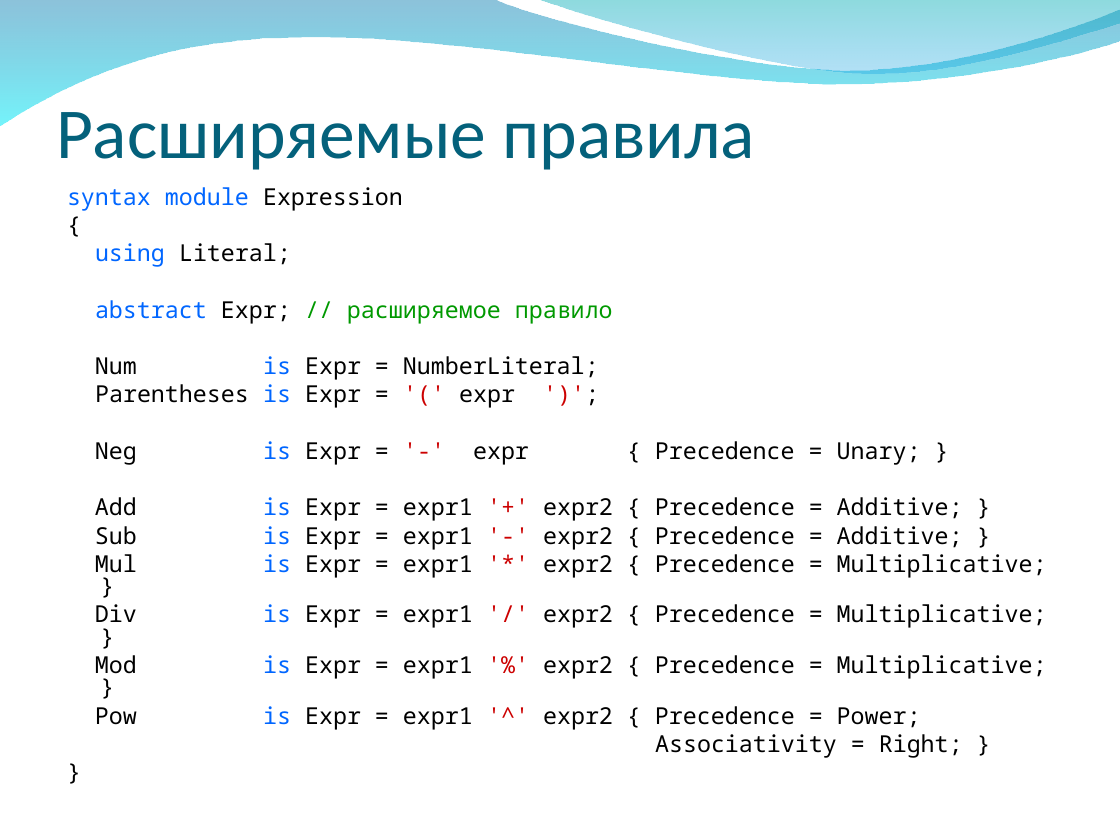
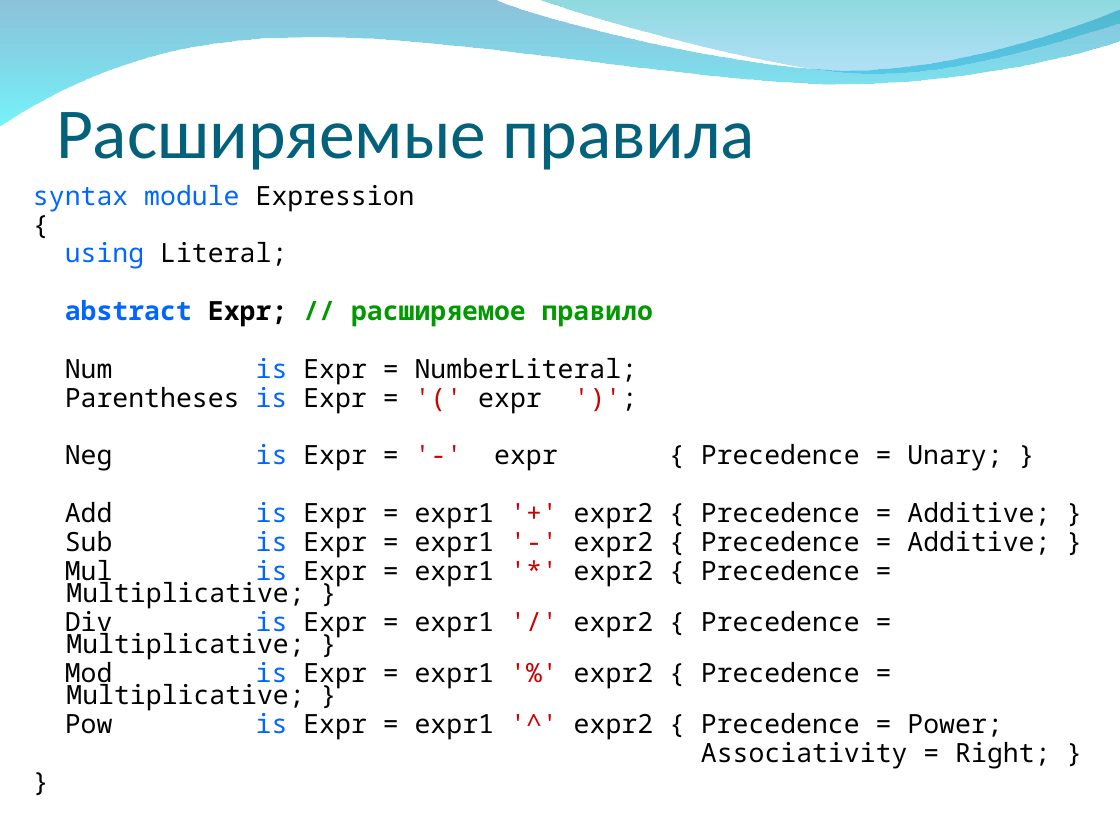
Before and after one commit to VladD2/Nemerle-Articles, a slide deck: slide 18 of N2/N2-Project/N2.ppt (slide 17 before the commit). Drawn at 1120x840 pixels with LibreOffice and Linux fonts; fonts in the diff are those of the drawing; background and template pictures are left out. Boxes give left, top, right and bottom in pixels: in the first picture for what was removed or moved away, otherwise in the second. Text is boxed around its words. In the diff, an @@ line names an element or a change of style, - is before the commit and + after.

```diff
--- a/N2/N2-Project/N2.ppt
+++ b/N2/N2-Project/N2.ppt
@@ text "syntax module Expression": place and size @@
-text "syntax module Expression" at (67,187,1047,758)
+text "syntax module Expression" at (33,185,1050,769)
@@ text "syntax module Expression" at (33,185,1050,769): size 15 to 17 pt; bold on in "abstract Expr; // расширяемое правило"; line spacing 0.8 to 0.7 @@
```
Also in this commit, not shown: 18 other slides changed, 4 slides added.
